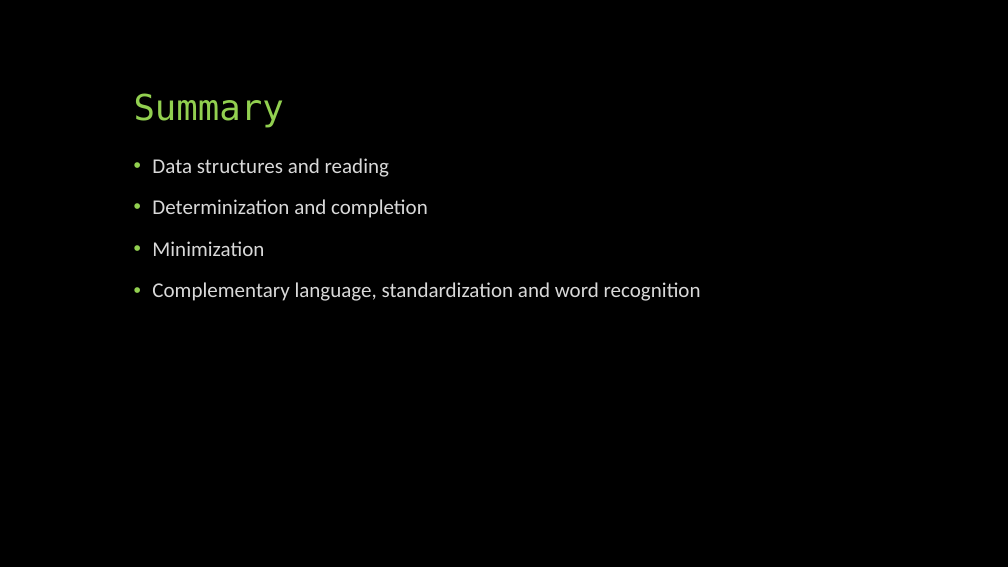
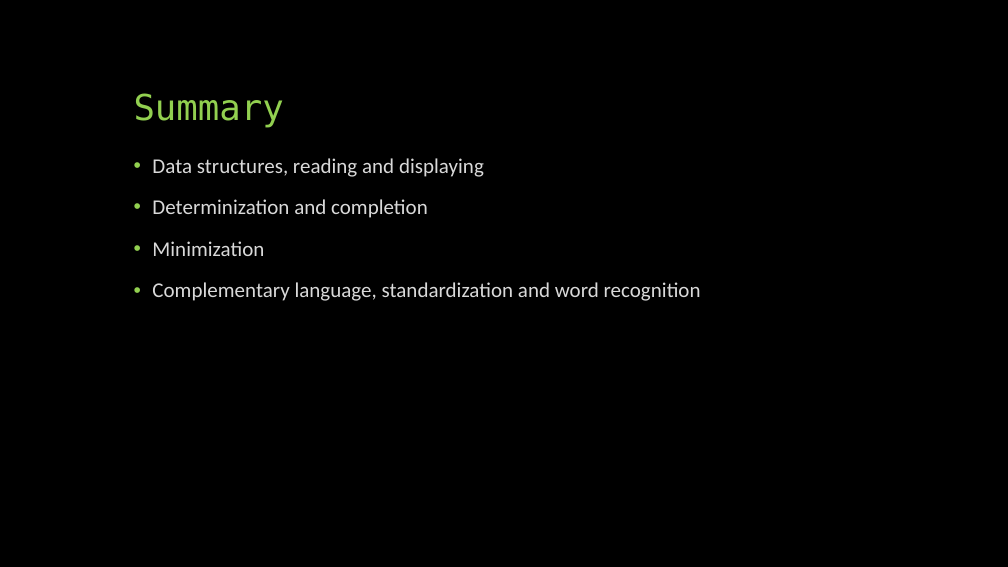
Before and after one commit to Vectypus/Finite-automata, a slide deck: slide 2 of Presentation.pptx. Drawn at 1008x567 pixels with LibreOffice and Linux fonts; fonts in the diff are those of the drawing. Boxes give left, top, right and bottom in pixels: in the first picture for what was removed or moved away, otherwise in the second. Text is boxed around its words. In the diff, an @@ line names an element or a change of style, - is before the commit and + after.

```diff
--- a/Presentation.pptx
+++ b/Presentation.pptx
@@ text at box(152, 158, 484, 177): text changed @@
-• Data structures and reading
+• Data structures, reading and displaying
```
Also in this commit, not shown: 3 other slides changed, 3 slides added, 5 slides removed, 1 other file.
